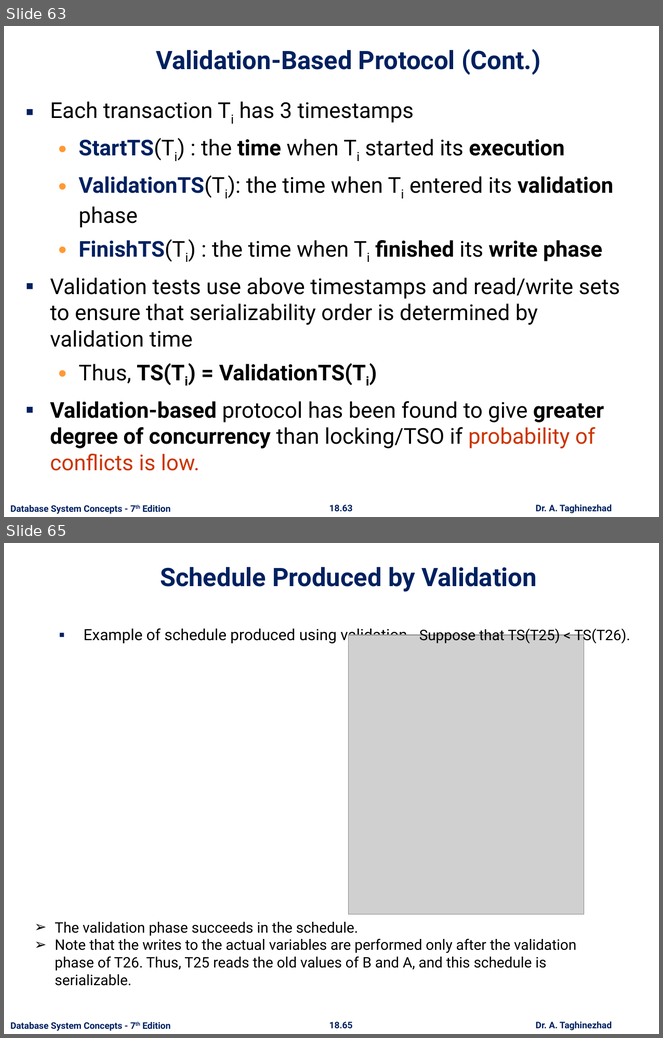
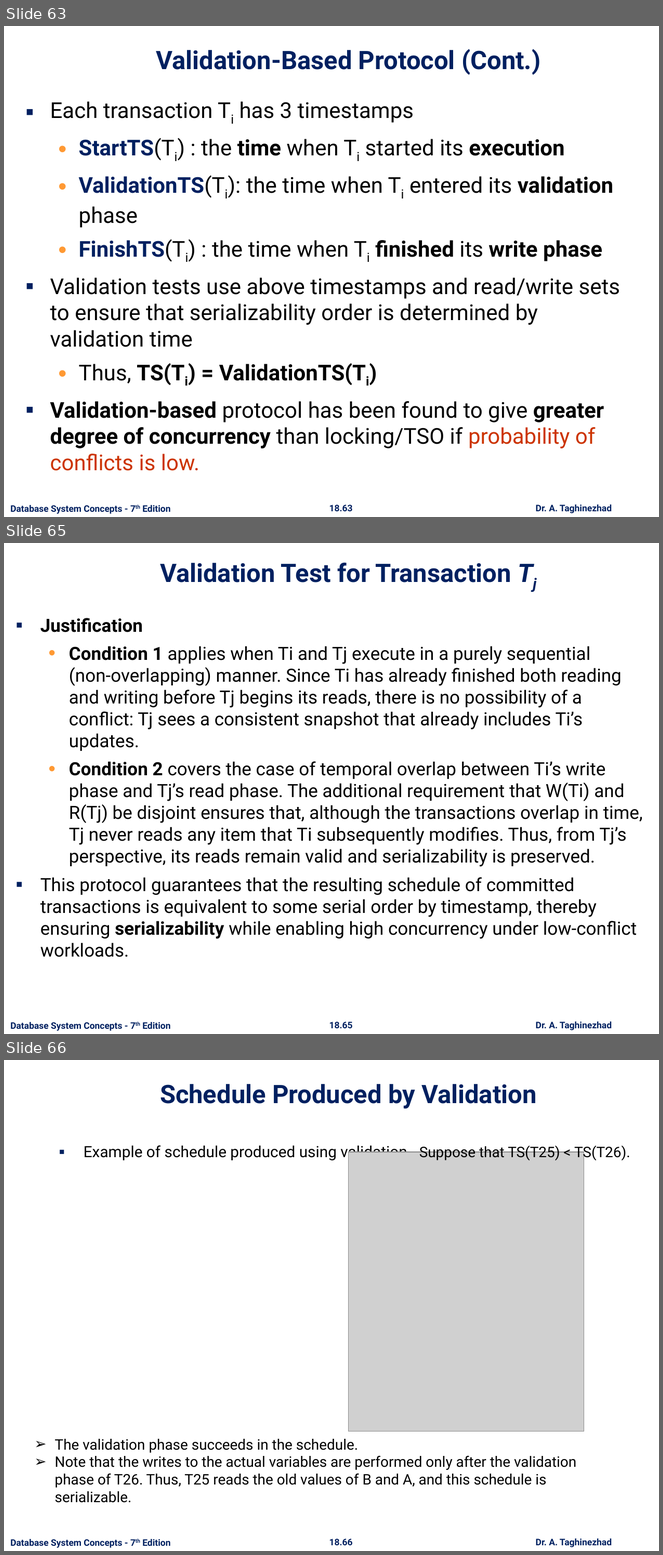
Before and after one commit to ataghinezhad/ataghinezhad.github.io, a slide deck: courses/downloads/temp/AdvanceDB Lec3. ch18.pptx. Shown one above the other, each under a label of ours: slides 63 and 65 before the commit, slides 63, 65 and 66 after it; the slides between them are not shown. The pictures are 663x1038 and 663x1555 pixels, drawn with LibreOffice and Linux fonts; fonts in the diff are those of the drawing; grey boxes stand for pictures; background and template pictures are left out. Boxes give left, top, right and bottom in pixels: in the first picture for what was removed or moved away, otherwise in the second. Text is boxed around its words. In the diff, an @@ line names an element or a change of style, - is before the commit and + after.

```diff
--- a/courses/downloads/temp/AdvanceDB Lec3. ch18.pptx
+++ b/courses/downloads/temp/AdvanceDB Lec3. ch18.pptx
@@ slide 65 added at <box>4,543,659,1034</box>, background #FFFFFF; not listed: 3 template elements that a slide beside it also shows @@
@@ title added at <box>160,562,512,583</box>, 28 pt, text #002060, bold @@
+Validation Test for Transaction Tj
@@ text added at <box>40,618,643,957</box>, 20 pt, text #000000 @@
+▪ Justification
+  • Condition 1 applies when Ti and Tj execute in a purely sequential (non‑overlapping) manner. Since Ti has already finished both reading and writing before Tj begins its reads, there is no possibility of a conflict: Tj sees a consistent snapshot that already includes Ti’s updates.
+  • Condition 2 covers the case of temporal overlap between Ti’s write phase and Tj’s read phase. The additional requirement that W(Ti) and R(Tj) be disjoint ensures that, although the transactions overlap in time, Tj never reads any item that Ti subsequently modifies. Thus, from Tj’s perspective, its reads remain valid and serializability is preserved.
+▪ This protocol guarantees that the resulting schedule of committed transactions is equivalent to some serial order by timestamp, thereby ensuring serializability while enabling high concurrency under low-conflict workloads.
@@ what was slide 65 is now slide 66 @@
@@ page number at <box>330,1539,353,1546</box>: text changed @@
-18.65
+18.66
```
Also in this commit, not shown: 1 slide changed, 1 other file.
